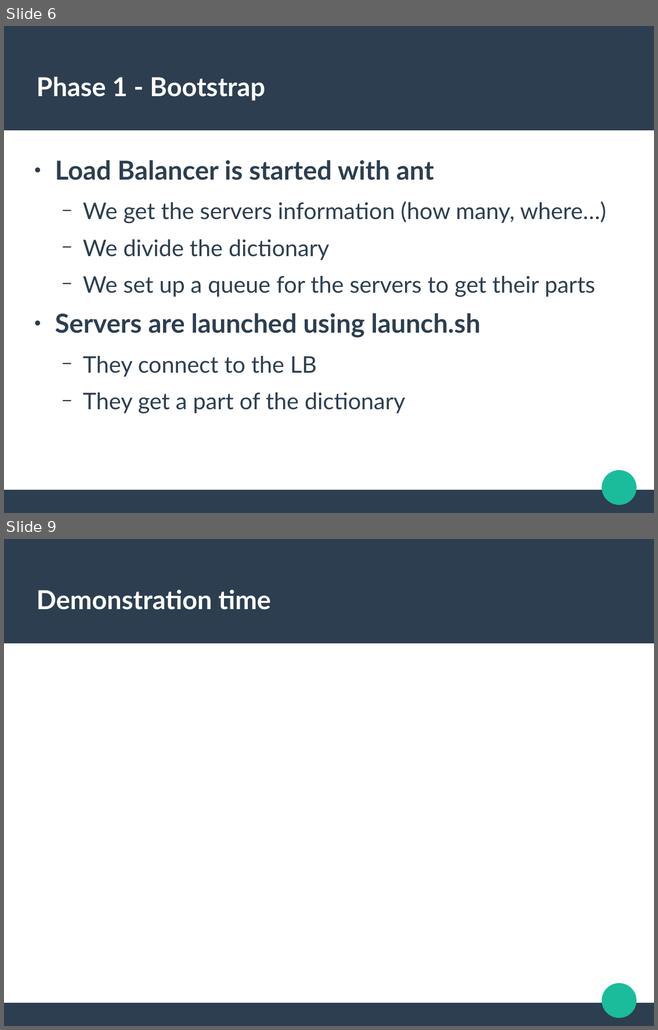
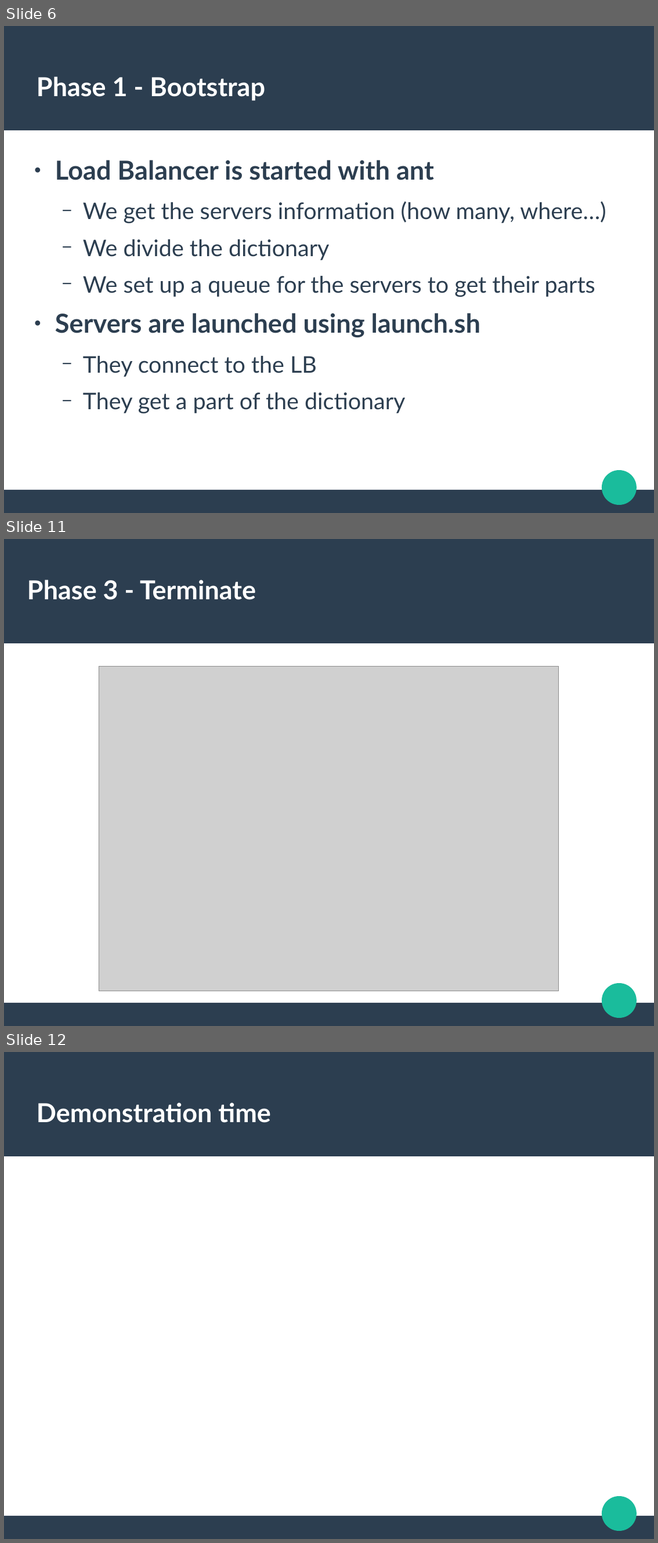
Before and after one commit to trandinhkhoa/distributed-system-project, a slide deck: presentation/defense.odp. Shown one above the other, each under a label of ours: slides 6 and 9 before the commit, slides 6, 11 and 12 after it; the slides between them are not shown. The pictures are 658x1030 and 658x1543 pixels, drawn with LibreOffice and Linux fonts; fonts in the diff are those of the drawing; grey boxes stand for pictures. Boxes give left, top, right and bottom in pixels: in the first picture for what was removed or moved away, otherwise in the second. Text is boxed around its words. In the diff, an @@ line names an element or a change of style, - is before the commit and + after.

Commit message:
Add pictures and some info for phases

```diff
--- a/presentation/defense.odp
+++ b/presentation/defense.odp
@@ slide 11 added at <box>4,539,654,1026</box>, background #FFFFFF; not listed: 3 template elements that a slide beside it also shows @@
@@ title added at <box>27,580,256,600</box>, 31.9 pt, text #FFFFFF, bold @@
+Phase 3 - Terminate
@@ picture added at <box>99,667,558,992</box> @@
@@ what was slide 9 is now slide 12 @@
```
Also in this commit, not shown: 3 slides changed, 3 other slides added, 1 slide removed.
